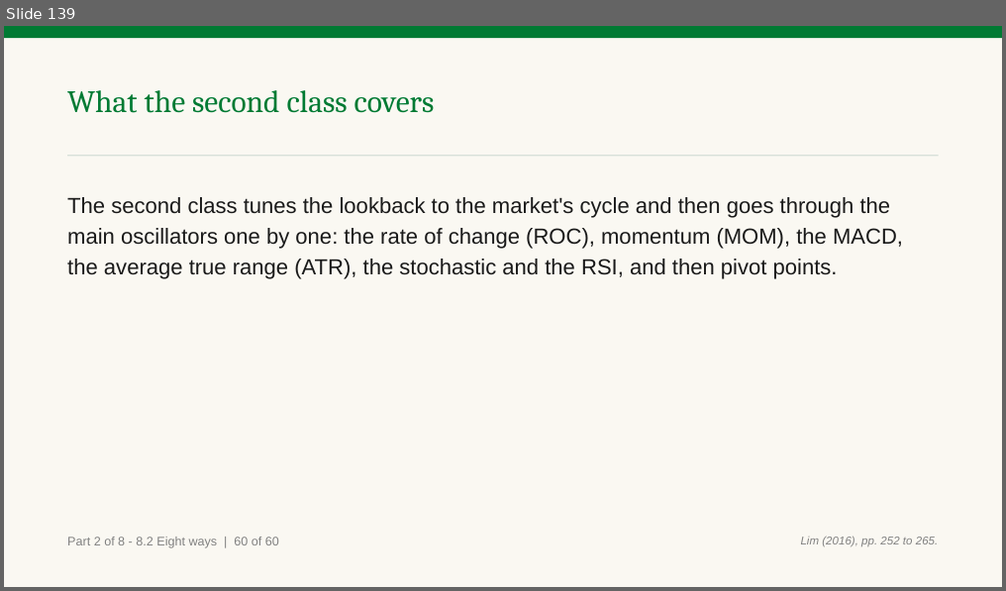
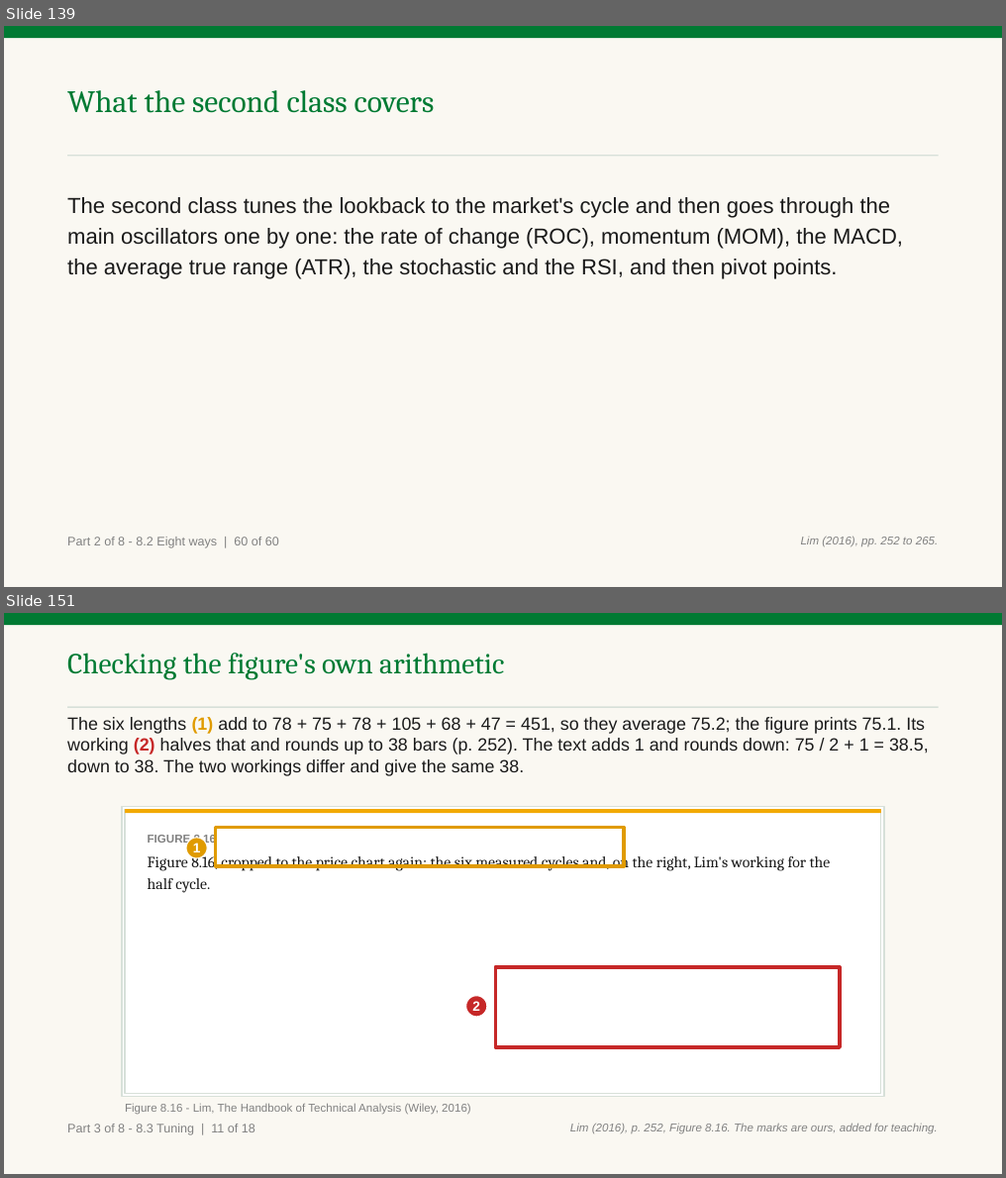
Before and after one commit to benjiesotelo-sudo/Telos_FIN1209, a slide deck: chapter-08/FIN1209-Chapter-08.pptx. Shown one above the other, each under a label of ours: slide 139 before the commit, slides 139 and 151 after it; the slides between them are not shown. The pictures are 1006x591 and 1006x1178 pixels, drawn with LibreOffice and Linux fonts; fonts in the diff are those of the drawing. Boxes give left, top, right and bottom in pixels: in the first picture for what was removed or moved away, otherwise in the second. Text is boxed around its words. In the diff, an @@ line names an element or a change of style, - is before the commit and + after.

Commit message:
Chapter 8 second class: 8.3 to 8.8 written by hand (130 slides, 12 checks, 53 charts), run card, whole-chapter and student editions

```diff
--- a/chapter-08/FIN1209-Chapter-08.pptx
+++ b/chapter-08/FIN1209-Chapter-08.pptx
@@ slide 151 added at bbox=[4, 613, 1002, 1174], background #FFFFFF @@
@@ rectangle added at bbox=[4, 613, 1002, 1174], fill #FAF8F2 @@
@@ rectangle added at bbox=[4, 613, 1002, 625], fill #007A33 @@
@@ text added at bbox=[67, 653, 504, 679], 28 pt, text #007A33 @@
+Checking the figure's own arithmetic
@@ rectangle added at bbox=[67, 707, 939, 708], fill #D7E0D9 @@
@@ text added at bbox=[67, 717, 929, 776], 17 pt, text #1A1A1A @@
+The six lengths (1) add to 78 + 75 + 78 + 105 + 68 + 47 = 451, so they average 75.2; the figure prints 75.1. Its working (2) halves that and rounds up to 38 bars (p. 252). The text adds 1 and rounds down: 75 / 2 + 1 = 38.5, down to 38. The two workings differ and give the same 38.
@@ rectangle added at bbox=[122, 806, 884, 1096], fill #FFFFFF, outline #D7E0D9 1 pt @@
@@ rectangle added at bbox=[125, 809, 881, 1093], fill #FFFFFF, outline #D7E0D9 1 pt @@
@@ rectangle added at bbox=[125, 809, 881, 814], fill #F2A900 @@
@@ text added at bbox=[148, 834, 831, 893], 15 pt, text #1A1A1A @@
+FIGURE 8.16
+Figure 8.16, cropped to the price chart again: the six measured cycles and, on the right, Lim's working for the half cycle.
@@ ellipse added at bbox=[186, 838, 207, 859], fill #E09B00, outline #FFFFFF 1 pt, 13 pt, text #FFFFFF, bold @@
+1
@@ rectangle added at bbox=[216, 828, 625, 866], outline #E09B00 3.5 pt @@
@@ rectangle added at bbox=[496, 967, 841, 1048], outline #C62828 3.5 pt @@
@@ ellipse added at bbox=[466, 996, 487, 1017], fill #C62828, outline #FFFFFF 1 pt, 13 pt, text #FFFFFF, bold @@
+2
@@ text added at bbox=[125, 1103, 471, 1115], 11 pt, text #818181 @@
+Figure 8.16 - Lim, The Handbook of Technical Analysis (Wiley, 2016)
@@ text added at bbox=[67, 1124, 255, 1136], 12 pt, text #818181 @@
+Part 3 of 8 - 8.3 Tuning | 11 of 18
@@ text added at bbox=[570, 1123, 938, 1135], 11 pt, text #818181, italic @@
+Lim (2016), p. 252, Figure 8.16. The marks are ours, added for teaching.
```
Also in this commit, not shown: 12 slides changed, 126 other slides added, 17 other files.
